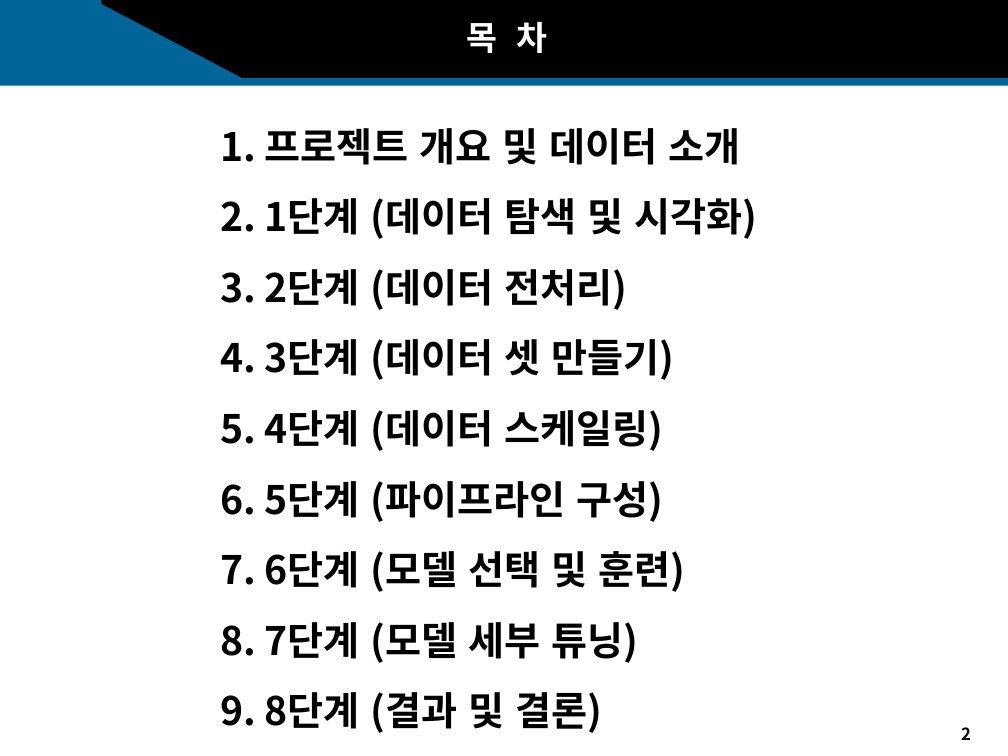
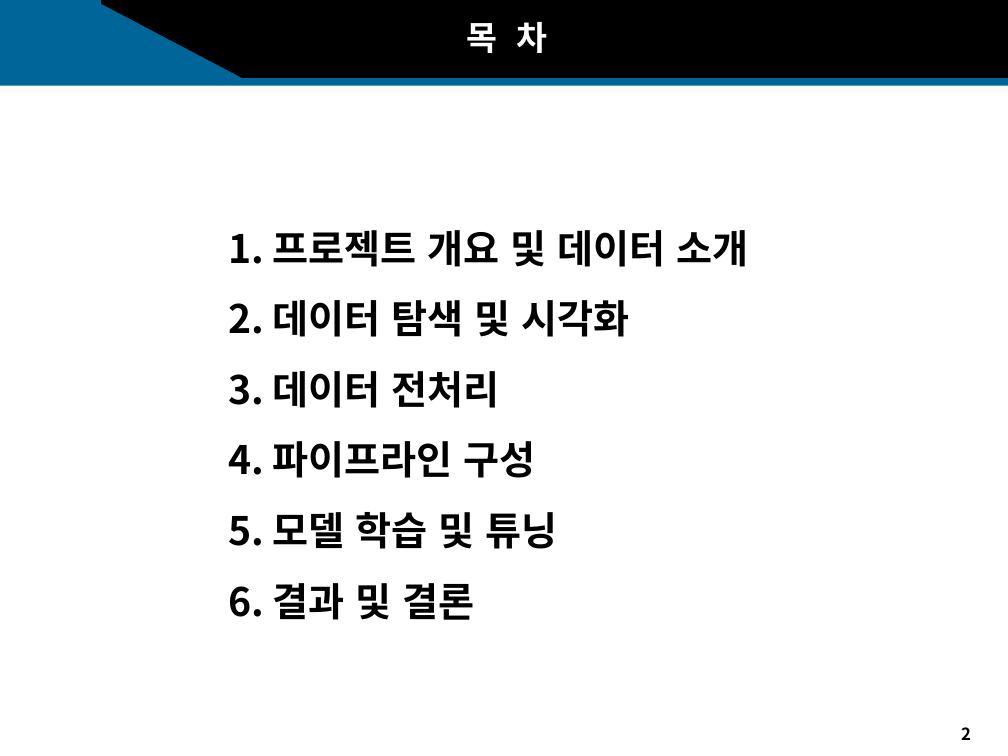
Before and after one commit to sakura09040904/Portfolio, a slide deck: slide 2 of 2. 1학년2학기/1. 어프렌티스 프로젝트/11주차_기말프로젝트/11주차_과제_발표자료.pptx. Drawn at 1008x756 pixels with LibreOffice and Linux fonts; fonts in the diff are those of the drawing; background and template pictures are left out. Boxes give left, top, right and bottom in pixels: in the first picture for what was removed or moved away, otherwise in the second. Text is boxed around its words. In the diff, an @@ line names an element or a change of style, - is before the commit and + after.

```diff
--- a/2. 1학년2학기/1. 어프렌티스 프로젝트/11주차_기말프로젝트/11주차_과제_발표자료.pptx
+++ b/2. 1학년2학기/1. 어프렌티스 프로젝트/11주차_기말프로젝트/11주차_과제_발표자료.pptx
@@ text "1. 프로젝트 개요 및 데이터 ...": place and size @@
-text "1. 프로젝트 개요 및 데이터 ..." at box(220, 128, 758, 733)
+text "1. 프로젝트 개요 및 데이터 ..." at box(228, 230, 749, 620)
@@ text at box(228, 300, 630, 620): text changed @@
-2. 1단계 (데이터 탐색 및 시각화)
-3. 2단계 (데이터 전처리)
-4. 3단계 (데이터 셋 만들기)
-5. 4단계 (데이터 스케일링)
-6. 5단계 (파이프라인 구성)
-7. 6단계 (모델 선택 및 훈련)
-8. 7단계 (모델 세부 튜닝)
-9. 8단계 (결과 및 결론)
+2. 데이터 탐색 및 시각화
+3. 데이터 전처리
+4. 파이프라인 구성
+5. 모델 학습 및 튜닝
+6. 결과 및 결론
```
Also in this commit, not shown: 20 other slides changed, 1 slide added, 4 slides removed, 2 other files.
